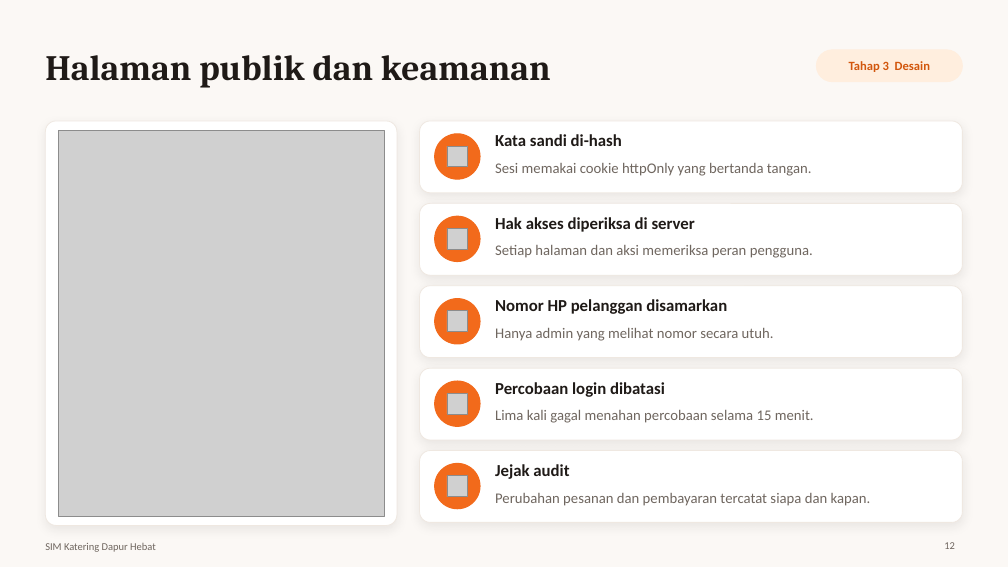
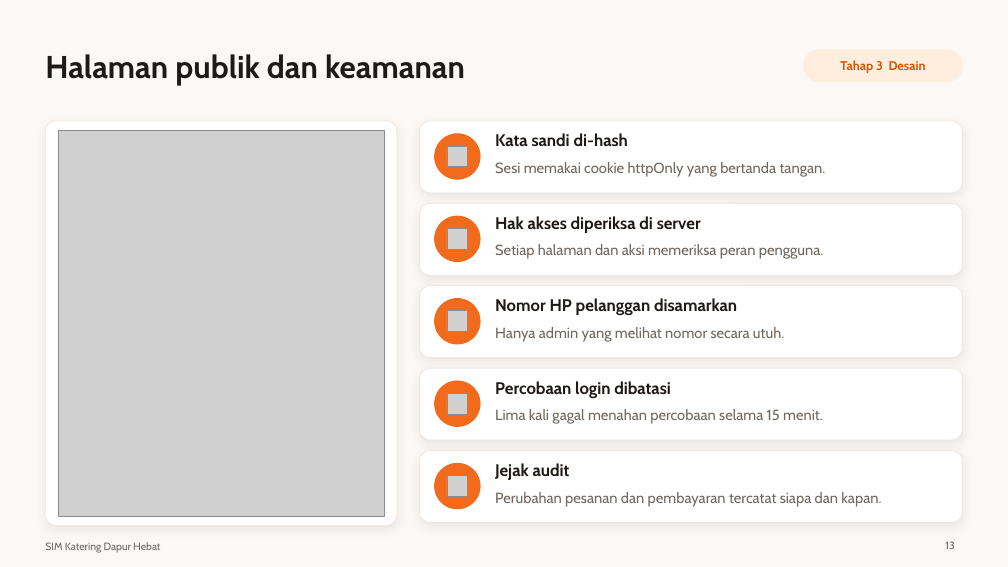
Before and after one commit to koriebruh/sim-katering-dapur-hebat, a slide deck: slide 13 of Presentasi-SIM-Katering-Dapur-Hebat.pptx (slide 12 before the commit). Drawn at 1008x567 pixels with LibreOffice and Linux fonts; fonts in the diff are those of the drawing; grey boxes stand for pictures. Boxes give left, top, right and bottom in pixels: in the first picture for what was removed or moved away, otherwise in the second. Text is boxed around its words. In the diff, an @@ line names an element or a change of style, - is before the commit and + after.

```diff
--- a/Presentasi-SIM-Katering-Dapur-Hebat.pptx
+++ b/Presentasi-SIM-Katering-Dapur-Hebat.pptx
@@ title "Halaman publik dan keamanan" at [45,54,465,85]: size 34 to 30 pt, font Cambria to Cabin @@
@@ text "Tahap 3 Desain": place and size @@
-text "Tahap 3 Desain" at [849,61,930,72]
+text "Tahap 3 Desain" at [840,60,926,73]
@@ rounded rectangle: place and size @@
-rounded rectangle at [817,50,963,82]
+rounded rectangle at [804,50,963,82]
@@ font Calibri to Cabin in 12 elements at [495,133,628,146], [495,162,826,177], [495,216,701,233], [495,244,824,259], [495,298,737,315], [495,327,784,342], [495,381,671,398], [495,409,823,424], [495,463,570,480], [495,492,881,507], [840,60,926,73], [45,542,160,553] @@
@@ page number at [945,541,954,549]: text changed; font Calibri to Cabin @@
-12
+13
```
Also in this commit, not shown: 14 other slides changed, 2 slides added, 9 other files.
